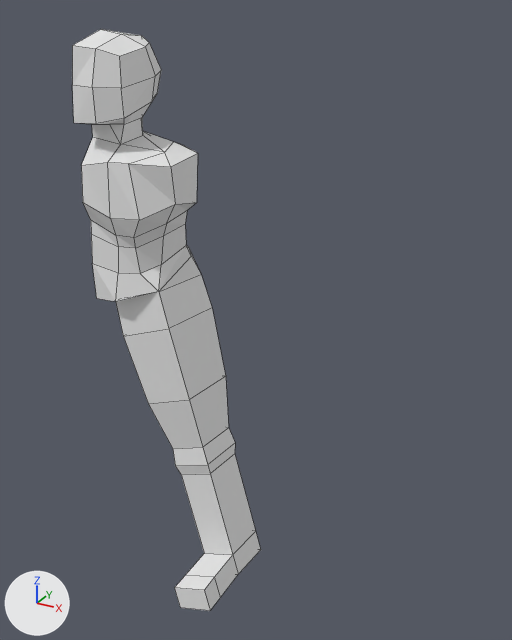
The Blender file boneco.blend: old version first, new version second.
Rendered twice from a 50 mm camera at (7.04, -8.48, 2.95) aimed at (2.47, -0.16, -1.21). The axes (+X, +Y, +Z) are drawn at lower left. The lights are the same throughout. Mesh edges are drawn as thin lines.
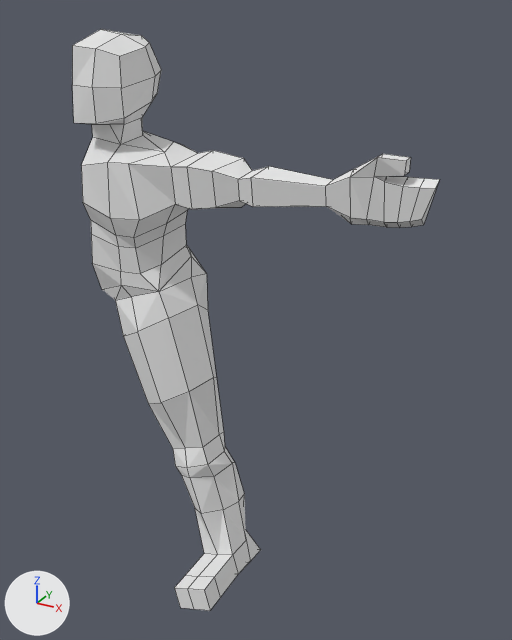
Patch to the scene script:
```diff
--- a/boneco.blend.py
+++ b/boneco.blend.py
@@ me_cube @@
 # used by ob_cube; location = (0.0, 0.0, 0.0)
-me_cube.from_pydata(...)  # 124 vertices, 116 faces; spans x -0.01..2.37, y -1.49..0.54, z -5.94..2.68
+me_cube.from_pydata(...)  # 223 vertices, 215 faces, 1 loose edge; spans x -0.01..4.9, y -1.49..0.73, z -5.94..2.68
+# me_cube part 1
+# 9 vertices are removed from x 0.39..2.26, y -0.63..0.46, z -5.56..-1.44
+# 39 faces are deleted
+# 10 vertices move from x 0.0..1.57, y -0.84..0.52, z -4.11..-0.65 to x 0.0..1.17, y -0.68..0.56, z -4.34..-0.65
+# 108 vertices are added at x 0.0..4.9, y -1.48..0.73, z -5.93..1.34
+# 1 loose edge is added
+# 138 new faces join them
 me_cube.materials.append(mat_material)
```

What differs and where, as boxes (x1, y1, x2, y2) in the pictures (512 x 640 px):
'Cube', reshaped (94% wider)
    before: (72, 29, 261, 611)
    after: (72, 29, 440, 611)
part 1 of me_cube, built on
    before: (92, 153, 261, 609)
    after: (92, 150, 440, 609)
